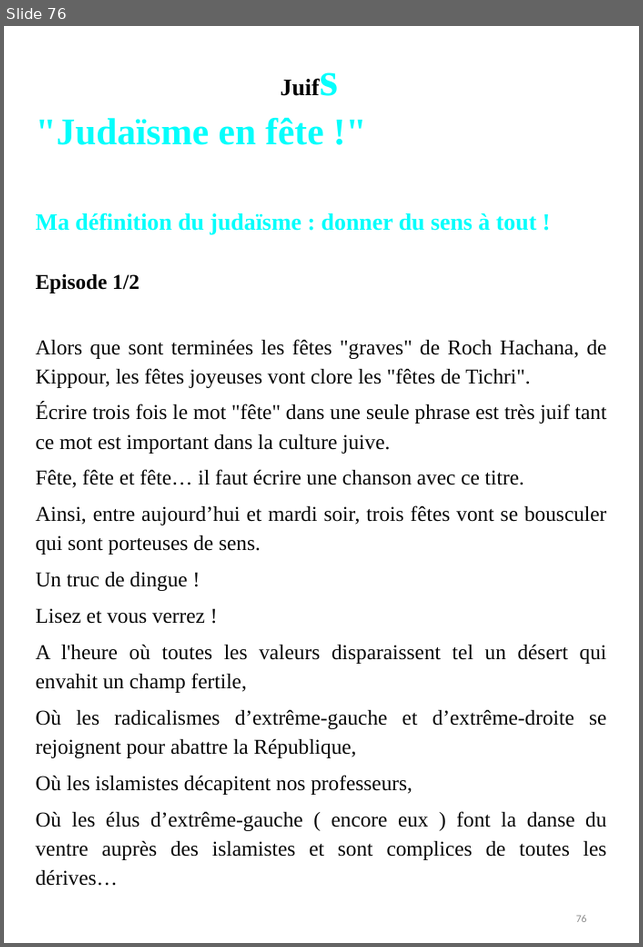
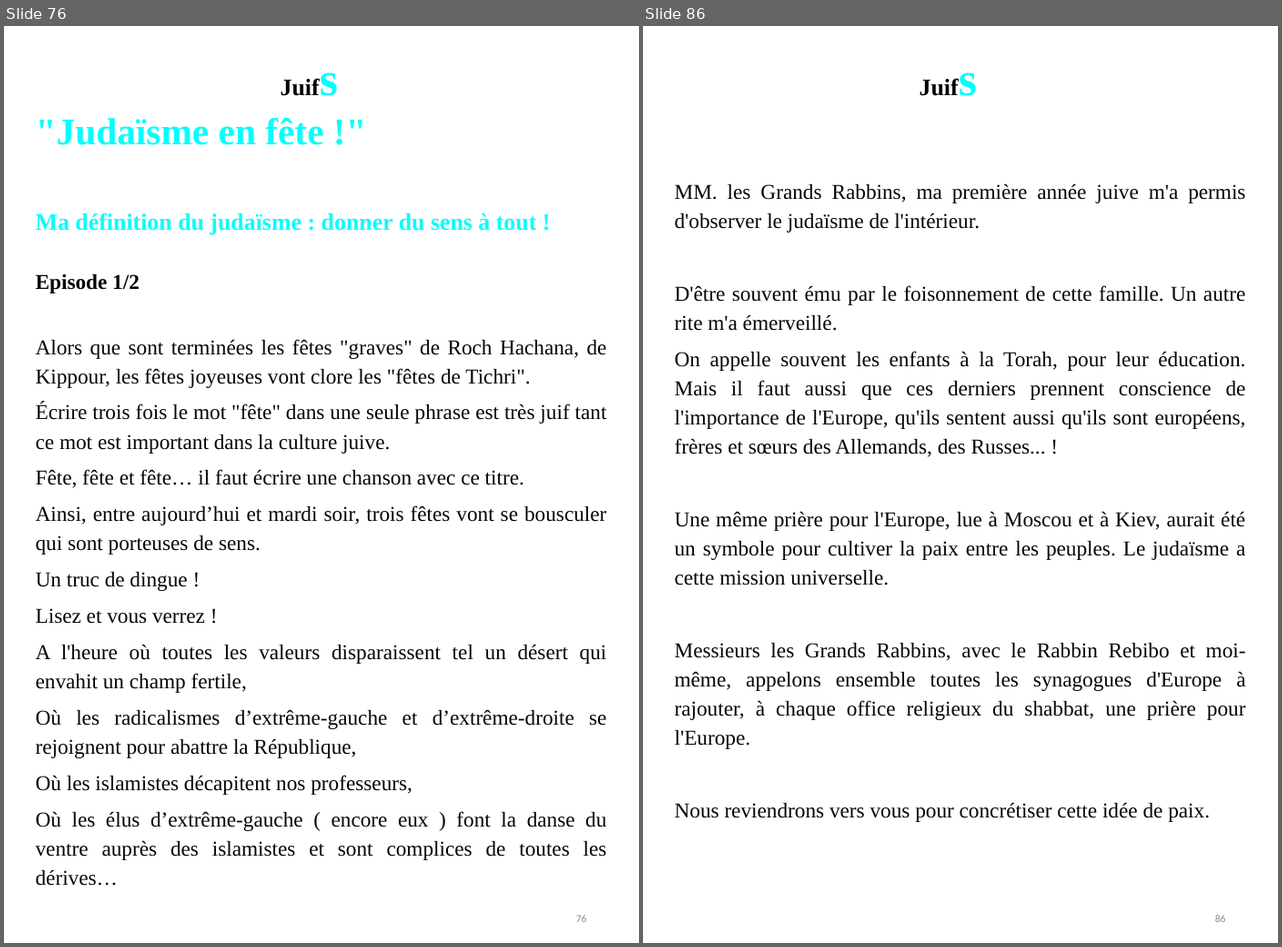
Before and after one commit to BenjaminLOUIS84/e_commerce, a slide deck: e_commerce/public/ppsx/tome2.ppsx. Shown side by side, each under a label of ours: slide 76 before the commit, slides 76 and 86 after it; the slides between them are not shown. The pictures are 643x947 and 1282x947 pixels, drawn with LibreOffice and Linux fonts; fonts in the diff are those of the drawing. Boxes give left, top, right and bottom in pixels: in the first picture for what was removed or moved away, otherwise in the second. Text is boxed around its words. In the diff, an @@ line names an element or a change of style, - is before the commit and + after.

```diff
--- a/e_commerce/public/ppsx/tome2.ppsx
+++ b/e_commerce/public/ppsx/tome2.ppsx
@@ slide 86 added at (x1=643, y1=26, x2=1278, y2=943), background #FFFFFF @@
@@ text added at (x1=911, y1=44, x2=992, y2=136), 20.1 pt, text #000000, bold @@
+Juifs
@@ text added at (x1=675, y1=183, x2=1246, y2=822), 18 pt, text #050505 @@
+MM. les Grands Rabbins, ma première année juive m'a permis d'observer le judaïsme de l'intérieur.
+D'être souvent ému par le foisonnement de cette famille. Un autre rite m'a émerveillé.
+On appelle souvent les enfants à la Torah, pour leur éducation. Mais il faut aussi que ces derniers prennent conscience de l'importance de l'Europe, qu'ils sentent aussi qu'ils sont européens, frères et sœurs des Allemands, des Russes... !
+Une même prière pour l'Europe, lue à Moscou et à Kiev, aurait été un symbole pour cultiver la paix entre les peuples. Le judaïsme a cette mission universelle.
+Messieurs les Grands Rabbins, avec le Rabbin Rebibo et moi-même, appelons ensemble toutes les synagogues d'Europe à rajouter, à chaque office religieux du shabbat, une prière pour l'Europe.
+Nous reviendrons vers vous pour concrétiser cette idée de paix.
@@ page number added at (x1=1215, y1=915, x2=1226, y2=922), 9 pt, text #8C8C8C @@
+86
```
Also in this commit, not shown: 3 slides changed, 79 other slides added.
